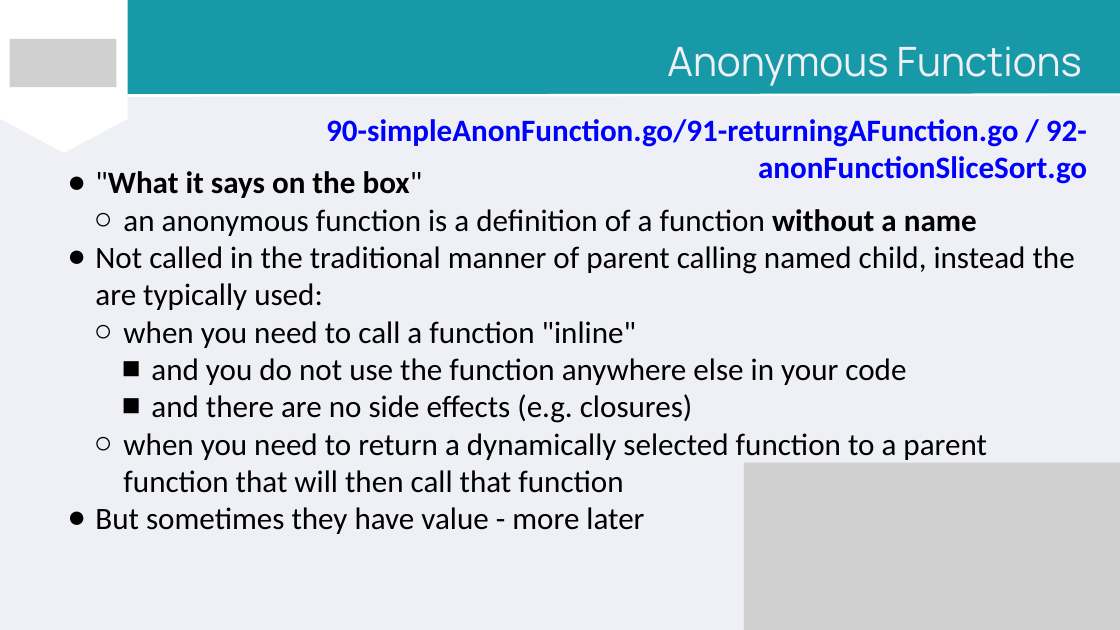
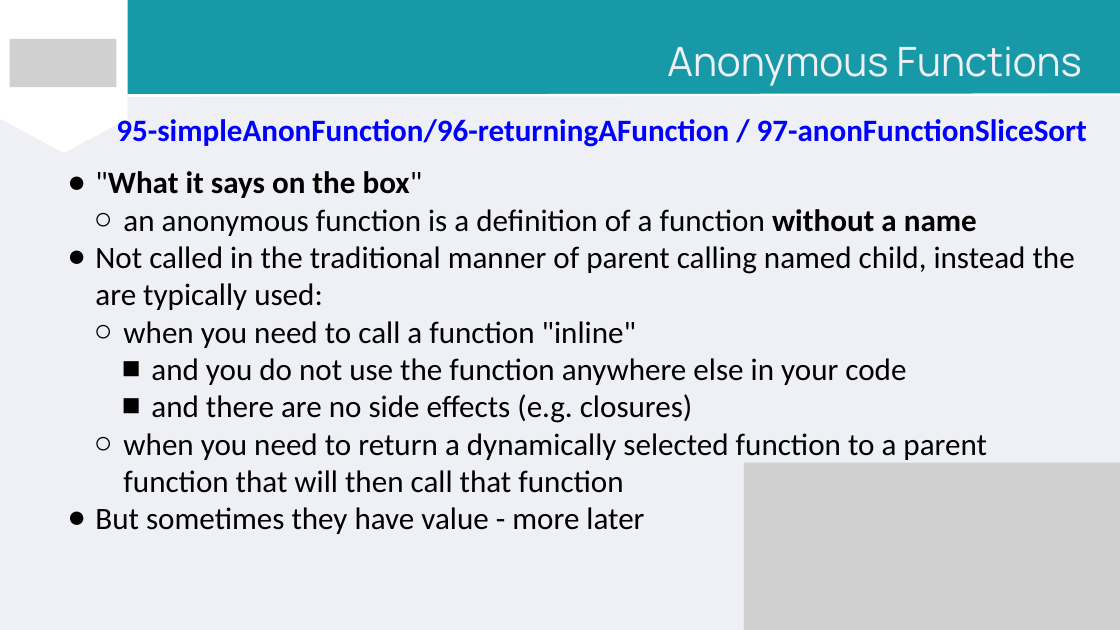
Before and after one commit to PeterWillmot/GoForExperiencedDevelopers, a slide deck: slide 31 of PPT/Go for Experienced Developers.pptx. Drawn at 1120x630 pixels with LibreOffice and Linux fonts; fonts in the diff are those of the drawing; grey boxes stand for pictures. Boxes give left, top, right and bottom in pixels: in the first picture for what was removed or moved away, otherwise in the second. Text is boxed around its words. In the diff, an @@ line names an element or a change of style, - is before the commit and + after.

```diff
--- a/PPT/Go for Experienced Developers.pptx
+++ b/PPT/Go for Experienced Developers.pptx
@@ text at (x1=116, y1=119, x2=1087, y2=147): text changed @@
-90-simpleAnonFunction.go/91-returningAFunction.go / 92-anonFunctionSliceSort.go
+95-simpleAnonFunction/96-returningAFunction / 97-anonFunctionSliceSort
```
Also in this commit, not shown: 25 other slides changed, 2 slides added, 3 slides removed, 5 other files.
